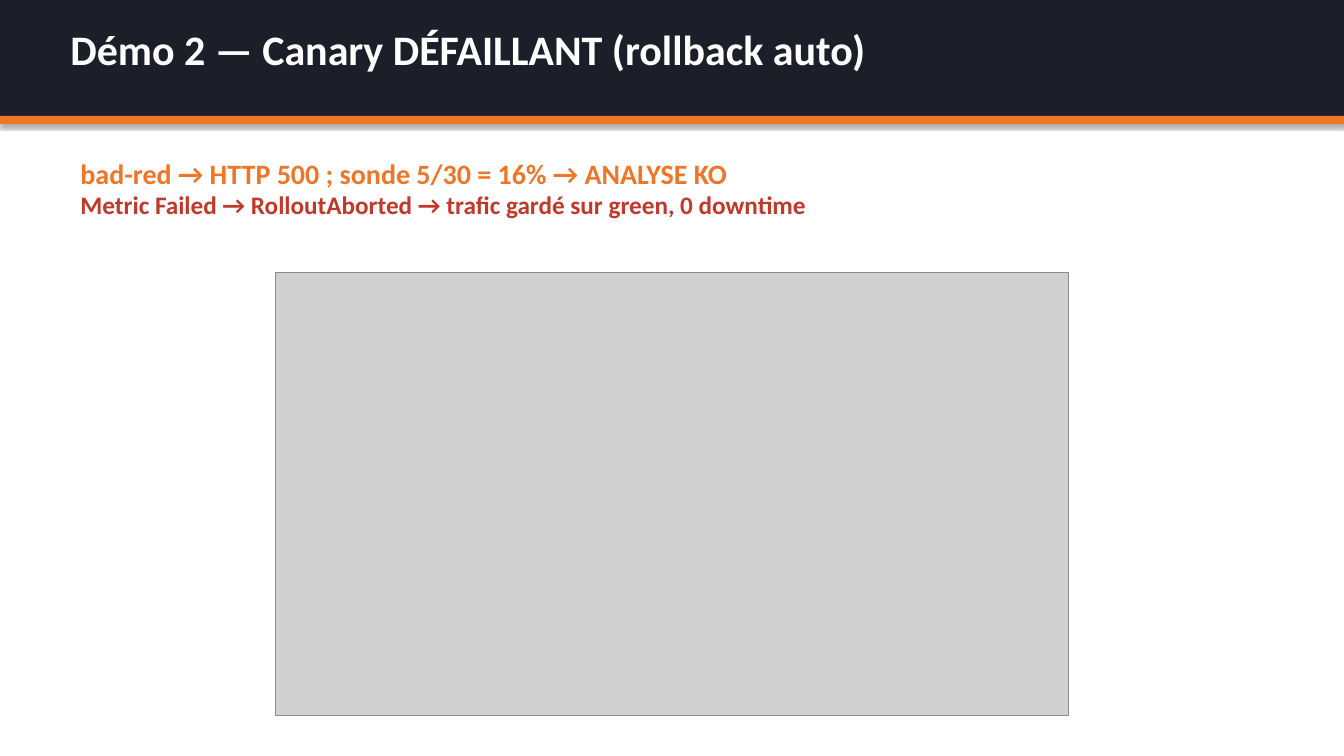
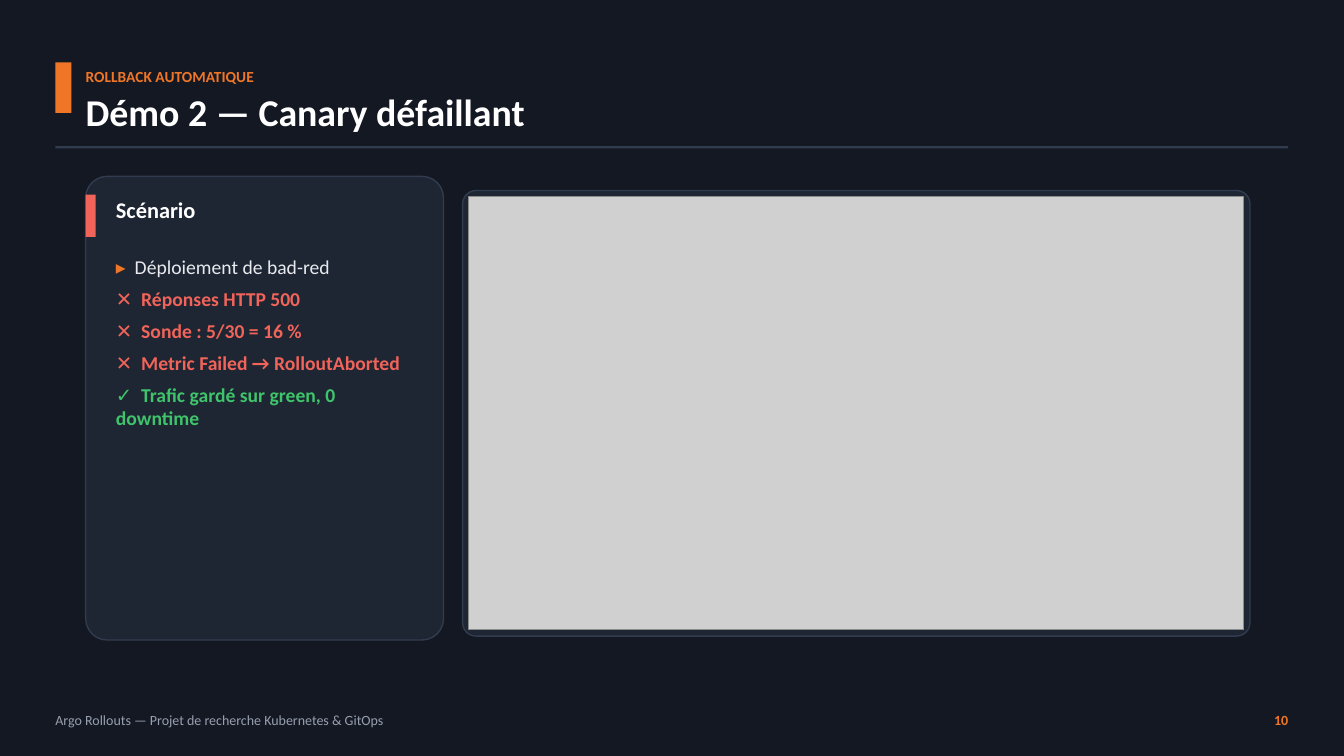
Before and after one commit to Louis-JB/argo-rollouts-demo, a slide deck: slide 11 of slides/argo-rollouts.pptx (slide 12 before the commit). Drawn at 1344x756 pixels with LibreOffice and Linux fonts; fonts in the diff are those of the drawing; grey boxes stand for pictures. Boxes give left, top, right and bottom in pixels: in the first picture for what was removed or moved away, otherwise in the second. Text is boxed around its words. In the diff, an @@ line names an element or a change of style, - is before the commit and + after.

Commit message:
Refonte du PowerPoint : thème sombre élégant + capture réelle de l'UI
- Nouveau design (cartes, colonnes, code boxes, pieds de page, page de titre)
- 13 slides conformes (10-15) couvrant les 4 parties
- Capture navigateur réelle de l'UI rollouts-demo (Chromium headless)
- Images terminal colorisées des démos canary/rollback

```diff
--- a/slides/argo-rollouts.pptx
+++ b/slides/argo-rollouts.pptx
@@ background #FFFFFF to #141823 @@
@@ rectangle removed at [0,0,1344,116] @@
@@ text "ROLLBACK AUTOMATIQUE" at [86,72,525,132]: vertical alignment top to middle @@
@@ rectangle added at [55,63,72,113], fill #EF7627 @@
@@ text at [86,72,525,132]: text changed; size 30 to 27 pt @@
-Démo 2 — Canary DÉFAILLANT (rollback auto)
+ROLLBACK AUTOMATIQUE
+Démo 2 — Canary défaillant
@@ rectangle: place and size @@
-rectangle at [0,116,1344,124]
+rectangle at [55,146,1289,148]
@@ rectangle at [55,146,1289,148]: fill #EF7627 to #323C4F; shadow off @@
@@ rounded rectangle added at [86,176,444,640], fill #1E2533, outline #323C4F 1 pt @@
@@ rectangle added at [86,195,96,237], fill #F0645A @@
@@ text added at [116,202,196,218], 16 pt, text #FFFFFF, bold @@
+Scénario
@@ rounded rectangle added at [463,191,1250,636], fill #1E2533, outline #323C4F 1 pt @@
@@ picture: place and size @@
-picture at [275,272,1069,716]
+picture at [469,197,1244,630]
@@ text at [116,260,400,425]: text changed; size 18 to 14 pt; text colour #C0392B to #F0645A @@
-bad-red → HTTP 500 ; sonde 5/30 = 16% → ANALYSE KO
-Metric Failed → RolloutAborted → trafic gardé sur green, 0 downtime
+▸ Déploiement de bad-red
+✕ Réponses HTTP 500
+✕ Sonde : 5/30 = 16 %
+✕ Metric Failed → RolloutAborted
+✓ Trafic gardé sur green, 0 downtime
@@ text added at [55,715,384,728], 10 pt, text #979FB0 @@
+Argo Rollouts — Projet de recherche Kubernetes & GitOps
@@ text added at [1274,716,1288,725], 10 pt, text #EF7627, bold @@
+10
```
Also in this commit, not shown: 11 other slides changed, 1 slide added, 3 slides removed, 3 other files.
